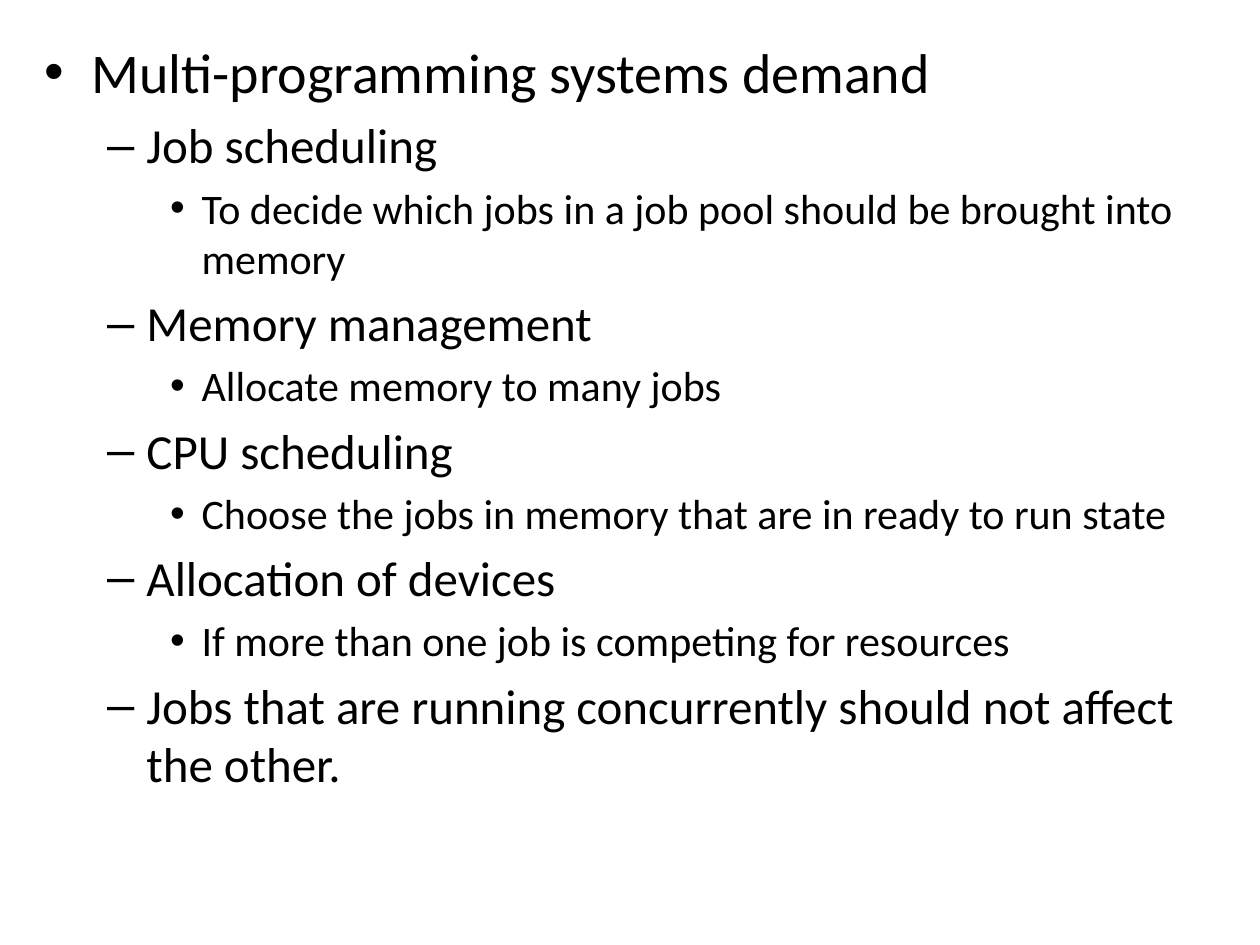
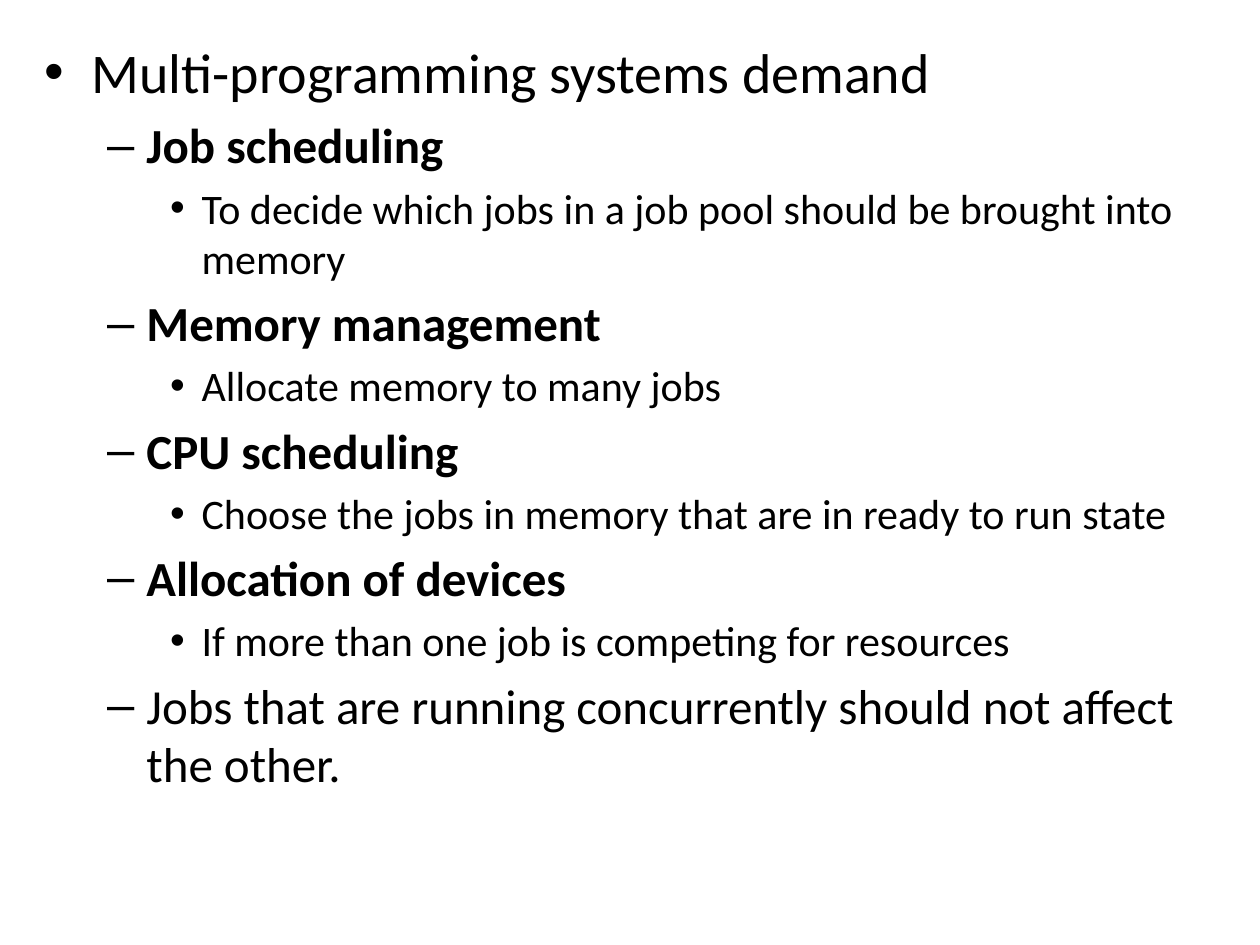
Before and after one commit to PrashanthSingaravelan/Fall-Semester-2020-2021, a slide deck: slide 41 of CSI1002 Operating System Principles/Geraldine/Module 1 Introduction.pptx. Drawn at 1260x945 pixels with LibreOffice and Linux fonts; fonts in the diff are those of the drawing. Boxes give left, top, right and bottom in pixels: in the first picture for what was removed or moved away, otherwise in the second. Text is boxed around its words. In the diff, an @@ line names an element or a change of style, - is before the commit and + after.

```diff
--- a/CSI1002 Operating System Principles/Geraldine/Module 1 Introduction.pptx
+++ b/CSI1002 Operating System Principles/Geraldine/Module 1 Introduction.pptx
@@ text at bbox=[146, 128, 601, 597]: bold on in "Job scheduling", "Memory management", "CPU scheduling", "Allocation of devices" @@
```
Also in this commit, not shown: 8 other slides changed, 1 slide added, 1 slide removed, 21 other files.
